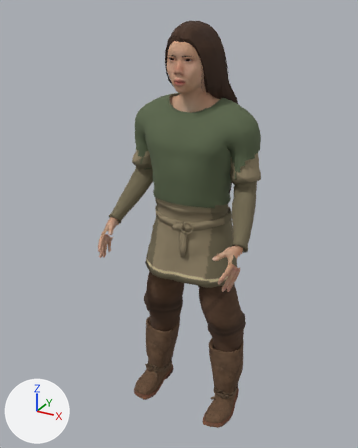
A saved change to the glTF model apps/client/src/props/art-study/source-orin/orin-work-vest.glb.
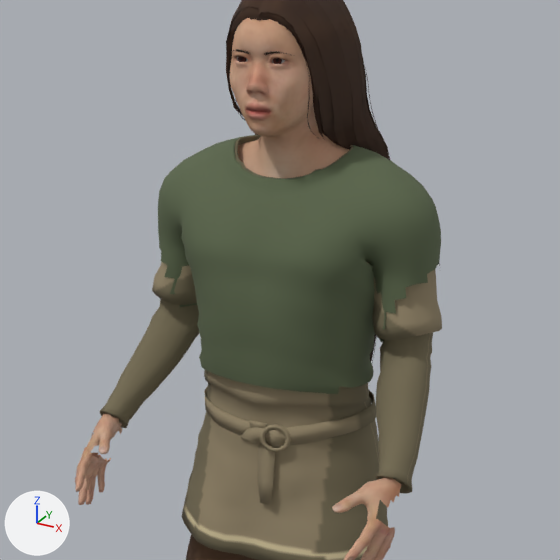
Old and new are each drawn whole from a 50 mm lens placed at (0.96, -1.792, 1.902), pointed at (-0.035, 0.017, 0.998) and again close up on the part from 18% to 88% of the width and 7% to 63% of the height. Arrows for +X, +Y and +Z are at lower left; the lights stay in place. The first two pictures are the older version. Where no turn or scale is listed for an object, it has been applied to the vertices. Vertices at exactly the same position are counted once.

The older version as bpy lines, for what is in view:
```python
ob_orin_work_vest_runtime_mesh = bpy.data.objects.new('orin-work-vest runtime mesh', me_base_002)
ob_orin_work_vest_runtime_mesh.location = (0.0, 0.118, 0.014)
```
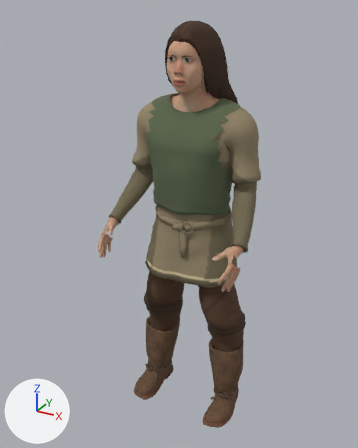
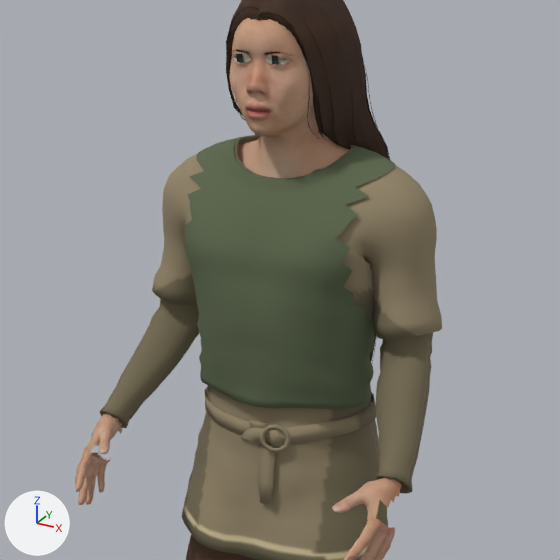
Boxes [x1, y1, x2, y2] around the edits, measured in the close-ups (560 x 560 px):
'orin-work-vest runtime mesh', recoloured, reshaped: [75, 0, 442, 560] in both
part 1 of me_base_002, cut back: before [158, 49, 441, 342]; after [200, 51, 373, 409]

The change, as a diff of the scene's bpy script:
```diff
--- a/apps/client/src/props/art-study/source-orin/orin-work-vest.glb.py
+++ b/apps/client/src/props/art-study/source-orin/orin-work-vest.glb.py
@@ mat_orin_work_vest_painted @@
 n1 = _N.new('ShaderNodeOutputMaterial'); n1.name = 'Material Output'
+n3 = _N.new('ShaderNodeMix'); n3.name = 'Mix'
+n3.data_type = 'RGBA'
+n3.blend_type = 'MULTIPLY'
+n3.inputs[0].default_value = 1.0  # 'Factor'
+n4 = _N.new('ShaderNodeVertexColor'); n4.name = 'Color Attribute'
 n2 = _N.new('ShaderNodeTexImage'); n2.name = 'Image Texture'
@@ mat_orin_work_vest_painted @@
 n0 = _N.new('ShaderNodeBsdfPrincipled'); n0.name = 'Principled BSDF'
 _L.new(n0.outputs[0], n1.inputs[0])  # 'BSDF' to 'Surface'
-_L.new(n2.outputs[0], n0.inputs[0])  # 'Color' to 'Base Color'
+_L.new(n3.outputs[2], n0.inputs[0])  # 'Result' to 'Base Color'
+_L.new(n4.outputs[0], n3.inputs[7])  # 'Color' to 'B'
+_L.new(n2.outputs[0], n3.inputs[6])  # 'Color' to 'A'
@@ mat_orin_work_vest_rehmanpolanski_viking_pants_painted @@
 n1 = _N.new('ShaderNodeOutputMaterial'); n1.name = 'Material Output'
+n3 = _N.new('ShaderNodeMix'); n3.name = 'Mix'
+n3.data_type = 'RGBA'
+n3.blend_type = 'MULTIPLY'
+n3.inputs[0].default_value = 1.0  # 'Factor'
+n4 = _N.new('ShaderNodeVertexColor'); n4.name = 'Color Attribute'
 n2 = _N.new('ShaderNodeTexImage'); n2.name = 'Image Texture'
@@ mat_orin_work_vest_rehmanpolanski_viking_pants_painted @@
 n0 = _N.new('ShaderNodeBsdfPrincipled'); n0.name = 'Principled BSDF'
 _L.new(n0.outputs[0], n1.inputs[0])  # 'BSDF' to 'Surface'
-_L.new(n2.outputs[0], n0.inputs[0])  # 'Color' to 'Base Color'
+_L.new(n3.outputs[2], n0.inputs[0])  # 'Result' to 'Base Color'
+_L.new(n4.outputs[0], n3.inputs[7])  # 'Color' to 'B'
+_L.new(n2.outputs[0], n3.inputs[6])  # 'Color' to 'A'
@@ mat_orin_work_vest_rehmanpolanski_viking_tunic_painted @@
 n1 = _N.new('ShaderNodeOutputMaterial'); n1.name = 'Material Output'
+n3 = _N.new('ShaderNodeMix'); n3.name = 'Mix'
+n3.data_type = 'RGBA'
+n3.blend_type = 'MULTIPLY'
+n3.inputs[0].default_value = 1.0  # 'Factor'
+n4 = _N.new('ShaderNodeVertexColor'); n4.name = 'Color Attribute'
 n2 = _N.new('ShaderNodeTexImage'); n2.name = 'Image Texture'
@@ mat_orin_work_vest_rehmanpolanski_viking_tunic_painted @@
 n0 = _N.new('ShaderNodeBsdfPrincipled'); n0.name = 'Principled BSDF'
 _L.new(n0.outputs[0], n1.inputs[0])  # 'BSDF' to 'Surface'
-_L.new(n2.outputs[0], n0.inputs[0])  # 'Color' to 'Base Color'
+_L.new(n3.outputs[2], n0.inputs[0])  # 'Result' to 'Base Color'
+_L.new(n4.outputs[0], n3.inputs[7])  # 'Color' to 'B'
+_L.new(n2.outputs[0], n3.inputs[6])  # 'Color' to 'A'
@@ mat_orin_work_vest_long01_painted @@
 mat_orin_work_vest_long01_painted = bpy.data.materials.new('Orin work-vest.long01 painted')
-# nodes: BsdfPrincipled, Math x2, OutputMaterial, TexImage
+# nodes: BsdfPrincipled, Math x3, Mix, OutputMaterial, TexImage, VertexColor
 # uses the picture img_long01_diffuse
@@ mat_orin_fitted_work_vest @@
 n0 = _N.new('ShaderNodeBsdfPrincipled'); n0.name = 'Principled BSDF'
-n0.inputs[0].default_value = (0.105, 0.136, 0.0704, 1.0)  # 'Base Color', dark green #5b674b
 n0.inputs[2].default_value = 0.9  # 'Roughness'
 n1 = _N.new('ShaderNodeOutputMaterial'); n1.name = 'Material Output'
+n2 = _N.new('ShaderNodeMix'); n2.name = 'Mix'
+n2.data_type = 'RGBA'
+n2.blend_type = 'MULTIPLY'
+n2.inputs[0].default_value = 1.0  # 'Factor'
+n2.inputs[7].default_value = (0.105, 0.136, 0.0704, 1.0)  # 'B', dark green #5b674b
+n3 = _N.new('ShaderNodeVertexColor'); n3.name = 'Color Attribute'
 _L.new(n0.outputs[0], n1.inputs[0])  # 'BSDF' to 'Surface'
+_L.new(n2.outputs[2], n0.inputs[0])  # 'Result' to 'Base Color'
+_L.new(n3.outputs[0], n2.inputs[6])  # 'Color' to 'A'
@@ mat_orin_eye_accents_palette_001 @@
+mat_orin_eye_accents_palette_001 = bpy.data.materials.new('Orin eye accents palette.001')
+mat_orin_eye_accents_palette_001.use_nodes = True; mat_orin_eye_accents_palette_001.node_tree.nodes.clear()
+_N = mat_orin_eye_accents_palette_001.node_tree.nodes; _L = mat_orin_eye_accents_palette_001.node_tree.links
+n0 = _N.new('ShaderNodeBsdfPrincipled'); n0.name = 'Principled BSDF'
+n0.inputs[2].default_value = 0.9  # 'Roughness'
+n1 = _N.new('ShaderNodeOutputMaterial'); n1.name = 'Material Output'
+n2 = _N.new('ShaderNodeVertexColor'); n2.name = 'Color Attribute'
+_L.new(n0.outputs[0], n1.inputs[0])  # 'BSDF' to 'Surface'
+_L.new(n2.outputs[0], n0.inputs[0])  # 'Color' to 'Base Color'
@@ me_base_002 @@
-me_base_002.from_pydata(...)  # 20164 vertices, 37258 faces; spans x -0.34..0.34, y -0.37..0.14, z -0.01..1.84
+me_base_002.from_pydata(...)  # 19804 vertices, 36506 faces; spans x -0.34..0.34, y -0.37..0.14, z -0.01..1.84
+# me_base_002 part 1: 54 vertices moved within x -0.12..0.12, y -0.16..0.1, z 1.01..1.71; 515 vertices removed from x -0.29..0.29, y -0.13..0.08, z 1.17..1.5; 155 vertices added at x -0.18..0.18, y -0.18..0.07, z 1.06..1.71
+# other edits to the shape of me_base_002 do not show in these pictures
 me_base_002.materials.append(mat_orin_work_vest_painted)
@@ me_base_002 @@
 me_base_002.materials.append(mat_orin_fitted_work_vest)
+me_base_002.materials.append(mat_orin_eye_accents_palette_001)
```
